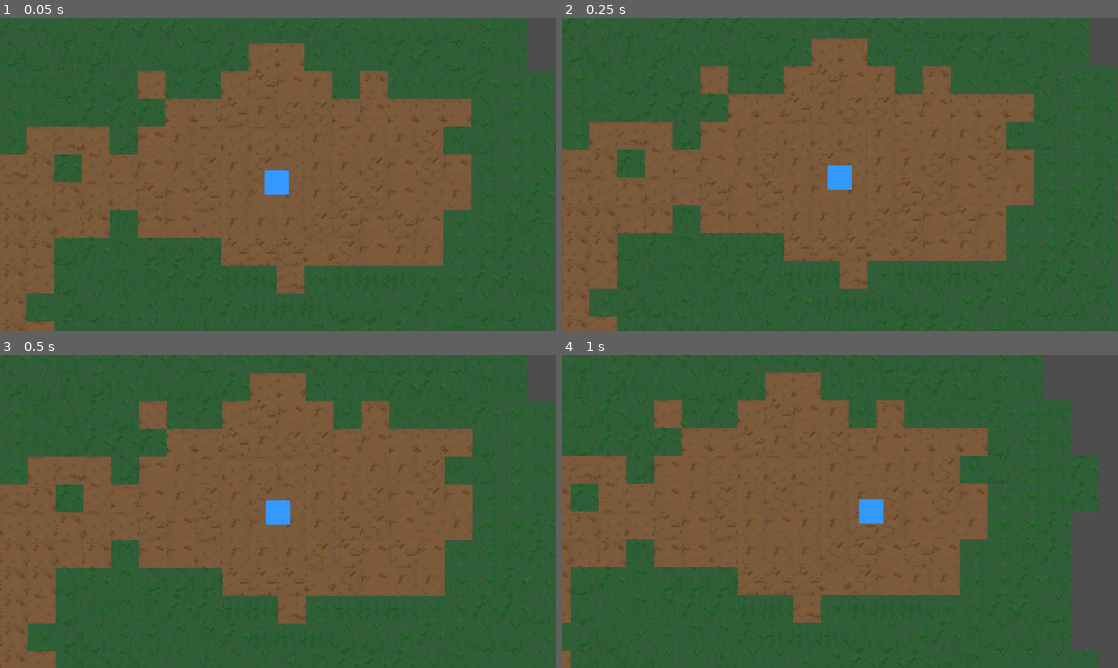
Above: before the commit, frames 1-4 (two rows, left to right).
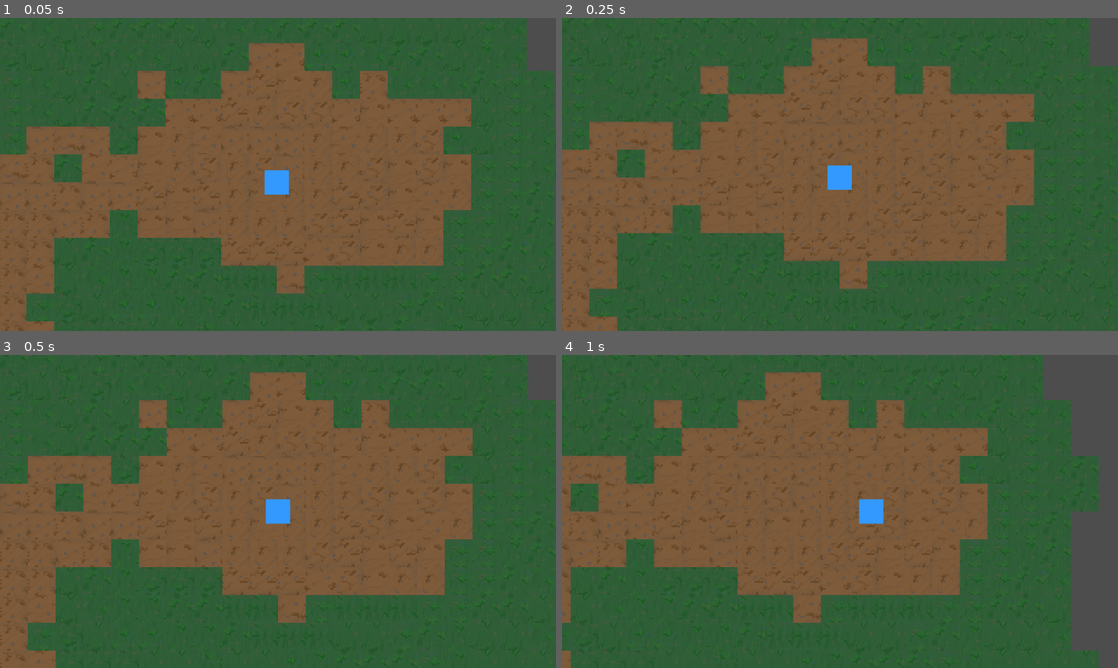
Above: after the commit, the same moments.

Repository: LucasJoe02/unilateralis
Game: Godot game, scene res://scenes/game.tscn
The game is run twice, just before and just after one commit, with the same random seed, the same clock (stepped at 60 frames per second) and the same inputs.
Inputs:
- Up to frame 1 (0.05 s): no input
- Up to frame 2 (0.25 s): no input
- Up to frame 3 (0.5 s): no input
- Up to frame 4 (1 s): hold D (move_right) from 0.53 s (still down)

Frames 1-2 are identical in both runs. In frame 3, 0.7% of the frame differs, in the area x 0-100%, y 0-99%; in frame 4, nothing differs.

Commit message:
Fix camera wobble by snapping to target within a threshold distance

Diff:
--- a/scripts/camera_2d.gd
+++ b/scripts/camera_2d.gd
@@ -1,10 +1,16 @@
 # Smoothly follows a target node by lerping toward its position each frame.
+# Snaps to the target once close enough to prevent wobble as the camera settles.
 # Assign the target in the Inspector or via code before the camera is used.
 extends Camera2D
 
 @export var follow_speed: float = 5.0
+@export var snap_distance: float = 0.5
 @export var target: Node2D
 
 func _physics_process(delta: float) -> void:
 	if target:
-		global_position = global_position.lerp(target.global_position, follow_speed * delta)
+		# Snap directly to the target when close enough to prevent lerp wobble
+		if global_position.distance_to(target.global_position) < snap_distance:
+			global_position = target.global_position
+		else:
+			global_position = global_position.lerp(target.global_position, follow_speed * delta)
